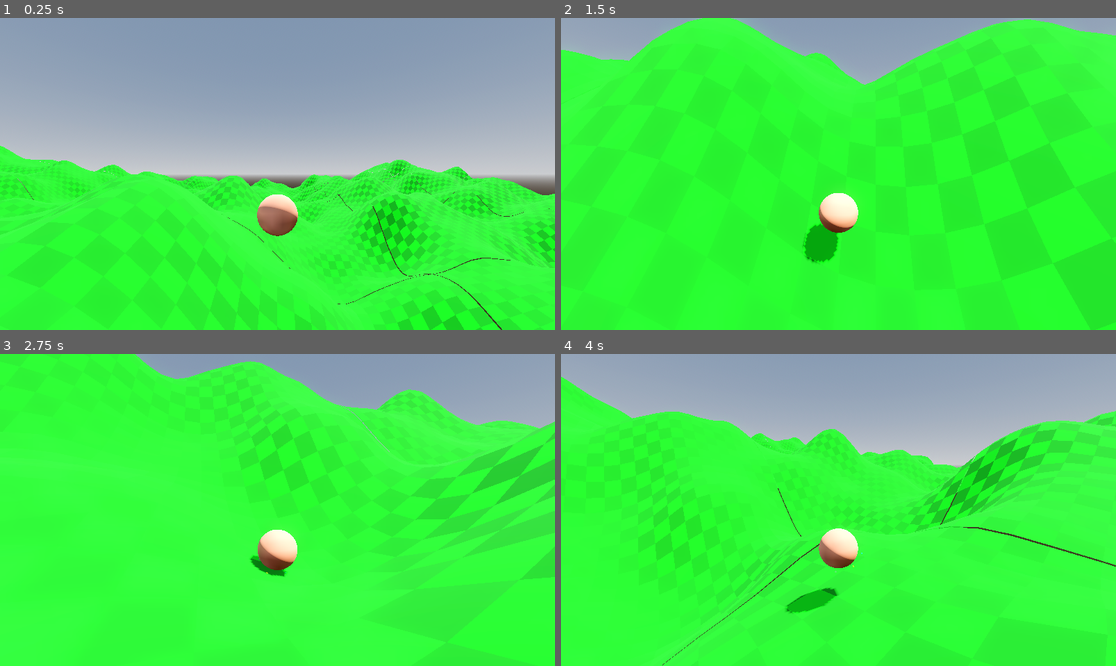
Above: before the commit, frames 1-4 (two rows, left to right).
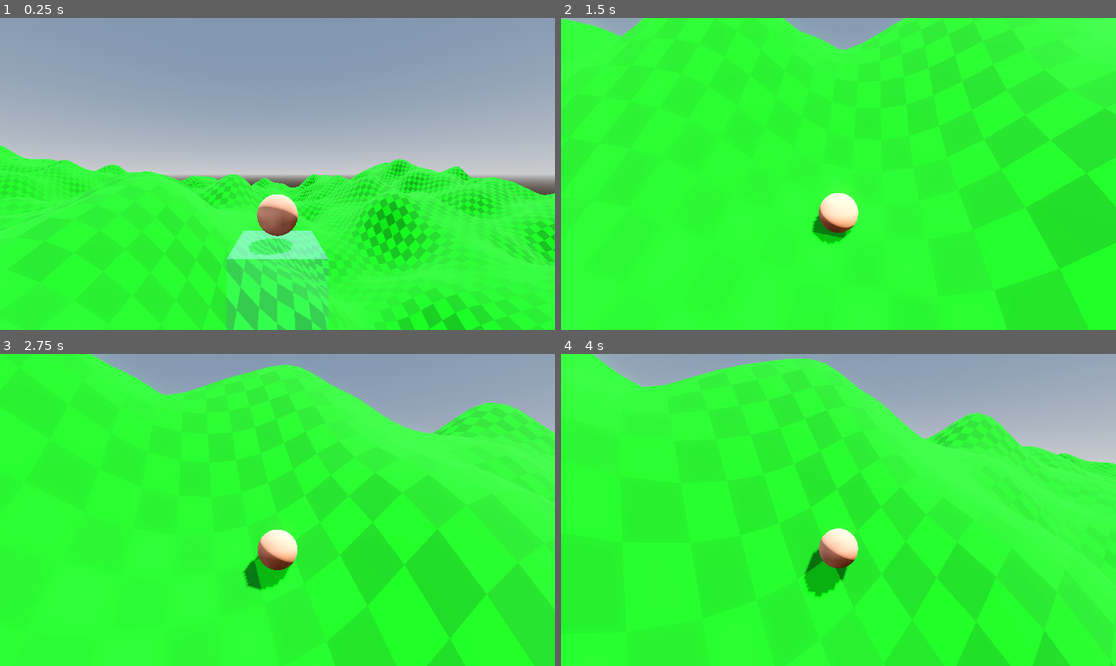
Above: after the commit, the same moments.

Repository: westonkelliher/GetHeavy
Game: Godot game, scene res://world.tscn
Two runs of this game, one before a commit and one after it. Both use one fixed random seed, a clock stepped at 60 frames per second and the inputs below.
Inputs (mouse positions are in pixels of both pictures, inside the frame that each line leads up to):
- Up to frame 1 (0.25 s): no input
- Up to frame 2 (1.5 s): move the mouse to (960, 158) at 0.52 s; hold D (move_right, bound only after the commit) 0.53-1.28 s; tap Space (heavy) at 0.6, 1.35 s; click (960, 158) at 0.67 s; move the mouse to (810, 174) at 1.27 s; hold W (move_forward, bound only after the commit) from 1.28 s (still down); click (810, 174) at 1.42 s
- Up to frame 3 (2.75 s): keep holding W (move_forward, bound only after the commit); move the mouse to (288, 503) at 2.02 s; tap Space (heavy) at 2.1 s; click (288, 503) at 2.17 s
- Up to frame 4 (4 s): keep holding W (move_forward, bound only after the commit); move the mouse to (832, 516) at 2.77 s; tap Space (heavy) at 2.85, 3.6 s; click (832, 516) at 2.92 s; move the mouse to (877, 513) at 3.52 s; click (877, 513) at 3.67 s

The runs differ from the first frame. In frame 1, 7.0% of the frame differs, in the area x 0-100%, y 40-100%; in frame 2, 15%; in frame 3, 15%; in frame 4, 21%, in the area x 0-100%, y 0-100%.

Commit message:
shitty WASD movement

Diff:
--- a/player.gd
+++ b/player.gd
@@ -3,7 +3,7 @@
 
 
 const HIGH_GRAV := 20.0
-const LOW_GRAV := 5.0
+const LOW_GRAV := 10.0
 
 const HIGH_FRIC := 0.005
 const LOW_FRIC := 0.1
@@ -12,12 +12,18 @@
 const RELEASE_BOOST_RATIO := 0.1
 const RELEASE_LIFT := 1.0 # dotted with up vel
 
+const MOVE_ACCELERATION := 30.0
+const MAX_MOVE_SPEED := 2.0
+
 var is_heavy := false
 var grounded := false
 var GROUND_CAST_ADJUST := Vector3(0,-0.1,0) # maybe don't need
 
 var target_scale := 1.0
 var current_scale := 1.0
+
+var move_acc := Vector3.ZERO
+var move_vel := Vector3.ZERO
 
 # if the leftover component of velocity is ever larger than the below number after
 # collision, then we should continue calculating collision again in the same frame until
@@ -38,7 +44,7 @@
 func get_cam_node() -> Node3D:
 	return $Q/SpringArm/Cam
 
-func _process(delta: float) -> void:
+func _process(_delta: float) -> void:
 	var s := current_scale
 	$Mesh.scale = Vector3(s, s, s)
 	#var calc_c := saved_albedo - (1-s)*Vector3.ONE
@@ -51,7 +57,7 @@
 
 
 
-func _input(event: InputEvent) -> void:
+func _input(_event: InputEvent) -> void:
 	const rbf := RELEASE_BOOST_FLAT
 	const rbr := RELEASE_BOOST_RATIO
 	const rl := RELEASE_LIFT
@@ -72,7 +78,31 @@
 		var s := target_scale
 		$Shape.shape.radius = s/2
 		$Cast.shape.radius = s/2
-
+	var acc := Vector3.ZERO
+	if Input.is_action_pressed("move_forward"):
+		acc += Vector3.FORWARD
+	if Input.is_action_pressed("move_backward"):
+		acc -= Vector3.FORWARD
+	if Input.is_action_pressed("move_left"):
+		acc -= Vector3.RIGHT
+	if Input.is_action_pressed("move_right"):
+		acc += Vector3.RIGHT
+	move_acc = calc_move_acc(acc)
+
+
+func calc_move_acc(input_dir: Vector3) -> Vector3:
+	var cam_rot := get_cam_node().global_rotation.y
+	var acc_unit := input_dir.normalized().rotated(Vector3.UP, cam_rot)
+	# dot product with velocity so we don't acc past max move speed
+	# change yaw of acc to match surface slope
+	var slope := Calc.get_ground_slope_in_dir_at(acc_unit.x, acc_unit.z, global_position.x, global_position.z)
+	var acc_right := acc_unit.rotated(Vector3.UP, -PI/2)
+	acc_unit = acc_unit.rotated(acc_right, min(0,slope))
+	var vel_dot := velocity.dot(acc_unit)
+	if vel_dot > MAX_MOVE_SPEED:
+		return Vector3.ZERO
+	$Debug/Ray.target_position = acc_unit * 3
+	return acc_unit * MOVE_ACCELERATION
 
 #### Physics ####
 func _physics_process(delta: float) -> void:
@@ -82,6 +112,7 @@
 	phys_grav(delta)
 	phys_sloping(delta) # lift a bit if we go convex
 	#var vy := velocity.y
+	phys_input_acc(delta, move_acc)
 	phys_move_and_slide(delta)
 	#velocity.y = vy
 	phys_friction(delta)
@@ -93,6 +124,9 @@
 func phys_move_and_slide(delta: float) -> void:
 	$Cast.target_position = velocity*delta
 	$Cast.force_shapecast_update() # the shapecast is not "enabled" so this is the only callsite
+
+	# check if we're near ground
+
 
 	# didnt hit anything
 	if not $Cast.is_colliding():
@@ -103,6 +137,12 @@
 		$SnapCast.force_shapecast_update()
 		if not $SnapCast.is_colliding():
 			grounded=false
+		var speed := velocity.length()
+		if speed > move_acc.length():
+			velocity *= (speed - move_acc.length()) / speed
+			velocity += move_acc*2.0*delta
+		else:
+			velocity += move_acc*delta
 		return
 	var c_point: Vector3 = $Cast.get_collision_point(0)
 	var c_fraction: float = $Cast.get_closest_collision_unsafe_fraction()
@@ -112,7 +152,7 @@
 		c_point = $Cast.get_collision_point(0)
 
 	var c_normal: Vector3 = Calc.get_ground_normal(c_point.x, c_point.z)
-	$Debug/Ray.target_position = c_normal
+	#$Debug/Ray.target_position = c_normal
 	# see if any of the purported collisions are non-gay
 	#var n: int = $Cast.get_collision_count()
 	#if n > 1:
@@ -158,6 +198,7 @@
 	phys_snap_to_surface(c_normal)
 	var vn := perpendicular.normalized()
 	velocity = vn * vn.dot(velocity)
+	velocity += move_acc*delta
 		# TODO: to dot or not to dot? for now sqrt()
 	grounded=true
 
@@ -208,6 +249,13 @@
 	velocity *= q
 
 
+func phys_input_acc(delta: float, acc: Vector3) -> void:
+	var acc_mag := acc.length()
+	if acc_mag == 0:
+		return
+	var acc_dir := acc.normalized()
+	move_vel += acc_dir * delta
+
 ### Helper ###
 
 #func set_scale_size(s: int) -> void:
--- a/player.tscn
+++ b/player.tscn
@@ -110,7 +110,7 @@
 transform = Transform3D(1, 0, 0, 0, 1, 0, 0, 0, 1, 0, 0.1, 0)
 
 [node name="Ray" type="RayCast3D" parent="Debug"]
-transform = Transform3D(1, 0, 0, 0, 1, 0, 0, 0, 1, 0, -0.530375, 0)
+transform = Transform3D(1, 0, 0, 0, 1, 0, 0, 0, 1, 0, 0.465671, 0)
 target_position = Vector3(0, 0, -1)
 
 [node name="Ray2" type="RayCast3D" parent="Debug"]
--- a/project.godot
+++ b/project.godot
@@ -31,3 +31,23 @@
 "events": [Object(InputEventKey,"resource_local_to_scene":false,"resource_name":"","device":-1,"window_id":0,"alt_press …(191 unchanged characters)…
 ]
 }
+move_forward={
+"deadzone": 0.2,
+"events": [Object(InputEventKey,"resource_local_to_scene":false,"resource_name":"","device":-1,"window_id":0,"alt_pressed":false,"shift_pressed":false,"ctrl_pressed":false,"meta_pressed":false,"pressed":false,"keycode":0,"physical_keycode":87,"key_label":0,"unicode":119,"location":0,"echo":false,"script":null)
+]
+}
+move_backward={
+"deadzone": 0.2,
+"events": [Object(InputEventKey,"resource_local_to_scene":false,"resource_name":"","device":-1,"window_id":0,"alt_pressed":false,"shift_pressed":false,"ctrl_pressed":false,"meta_pressed":false,"pressed":false,"keycode":0,"physical_keycode":83,"key_label":0,"unicode":115,"location":0,"echo":false,"script":null)
+]
+}
+move_left={
+"deadzone": 0.2,
+"events": [Object(InputEventKey,"resource_local_to_scene":false,"resource_name":"","device":-1,"window_id":0,"alt_pressed":false,"shift_pressed":false,"ctrl_pressed":false,"meta_pressed":false,"pressed":false,"keycode":0,"physical_keycode":65,"key_label":0,"unicode":97,"location":0,"echo":false,"script":null)
+]
+}
+move_right={
+"deadzone": 0.2,
+"events": [Object(InputEventKey,"resource_local_to_scene":false,"resource_name":"","device":-1,"window_id":0,"alt_pressed":false,"shift_pressed":false,"ctrl_pressed":false,"meta_pressed":false,"pressed":false,"keycode":0,"physical_keycode":68,"key_label":0,"unicode":100,"location":0,"echo":false,"script":null)
+]
+}
--- a/terrain/terrain.gd
+++ b/terrain/terrain.gd
@@ -12,5 +12,5 @@
 	for y in range(-MACRO_WIDTH,MACRO_WIDTH):
 		for x in range(-MACRO_WIDTH,MACRO_WIDTH):
 			var q: SinBody = preload("res://terrain/sin_body.tscn").instantiate()
-			q.position = Vector3(x*32.1, 0, y*32.1)
+			q.position = Vector3(x*32, 0, y*32)
 			add_child(q)
--- a/world.gd
+++ b/world.gd
@@ -2,8 +2,11 @@
 extends Node3D
 
 
+func _process(delta: float) -> void:
+	var p: Vector3 = $Player.position
+	$Z1.position = Vector3(roundf(p.x/32)*32, 0, roundf(p.z/32)*32)
 
-#### Mouse Capture #####
+
 #var mouse_captured := false
 func capture_mouse() -> void:
 	Input.set_mouse_mode(Input.MOUSE_MODE_CAPTURED)
--- a/world.tscn
+++ b/world.tscn
@@ -1,9 +1,10 @@
-[gd_scene load_steps=8 format=3 uid="uid://c6bcxo8hc140d"]
+[gd_scene load_steps=9 format=3 uid="uid://c6bcxo8hc140d"]
 
 [ext_resource type="Script" uid="uid://bt6p33gc8jgjd" path="res://world.gd" id="1_aqk2v"]
 [ext_resource type="PackedScene" uid="uid://dkebfqxf1ilwp" path="res://my_camera.tscn" id="2_tlwt5"]
-[ext_resource type="PackedScene" uid="uid://dmddvsb2d3rcu" path="res://terrain.tscn" id="4_036b0"]
+[ext_resource type="PackedScene" uid="uid://dmddvsb2d3rcu" path="res://terrain/terrain.tscn" id="4_036b0"]
 [ext_resource type="PackedScene" uid="uid://kwdxei0hwcaj" path="res://player.tscn" id="4_aqk2v"]
+[ext_resource type="PackedScene" uid="uid://dvfuyglwk7vk1" path="res://terrain/zone_mark.tscn" id="5_036b0"]
 
 [sub_resource type="ProceduralSkyMaterial" id="ProceduralSkyMaterial_fj7yv"]
 sky_horizon_color = Color(0.662243, 0.671743, 0.686743, 1)
@@ -55,4 +56,6 @@
 
 [node name="Terrain" parent="." instance=ExtResource("4_036b0")]
 
+[node name="Z1" parent="." instance=ExtResource("5_036b0")]
+
 [connection signal="pressed" from="Button" to="." method="_on_button_pressed"]
